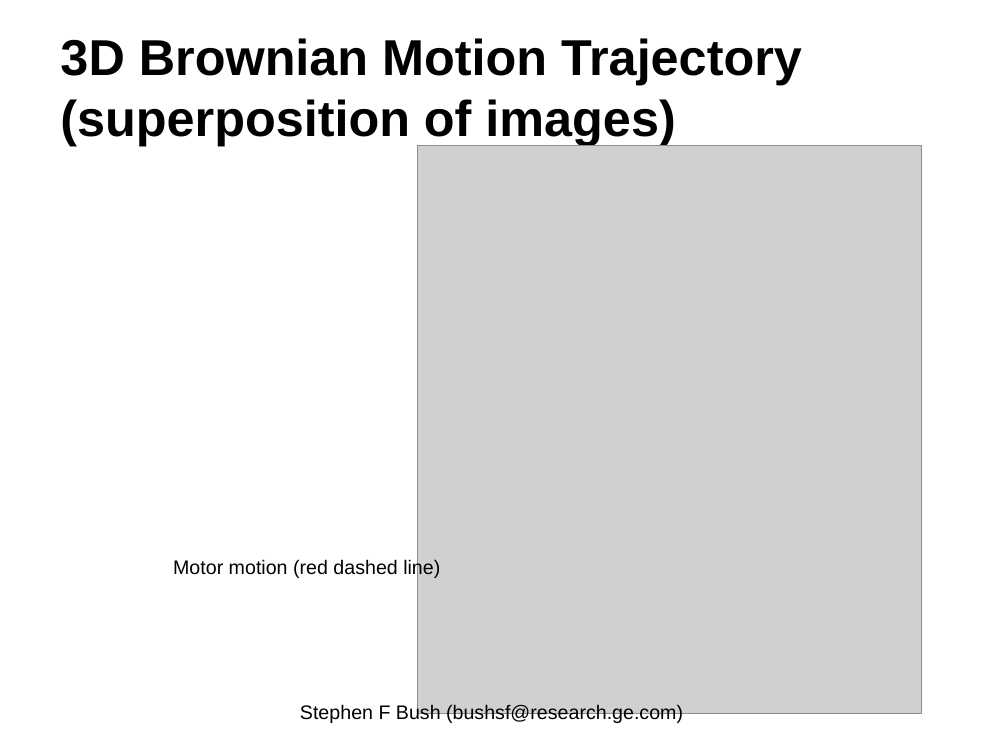
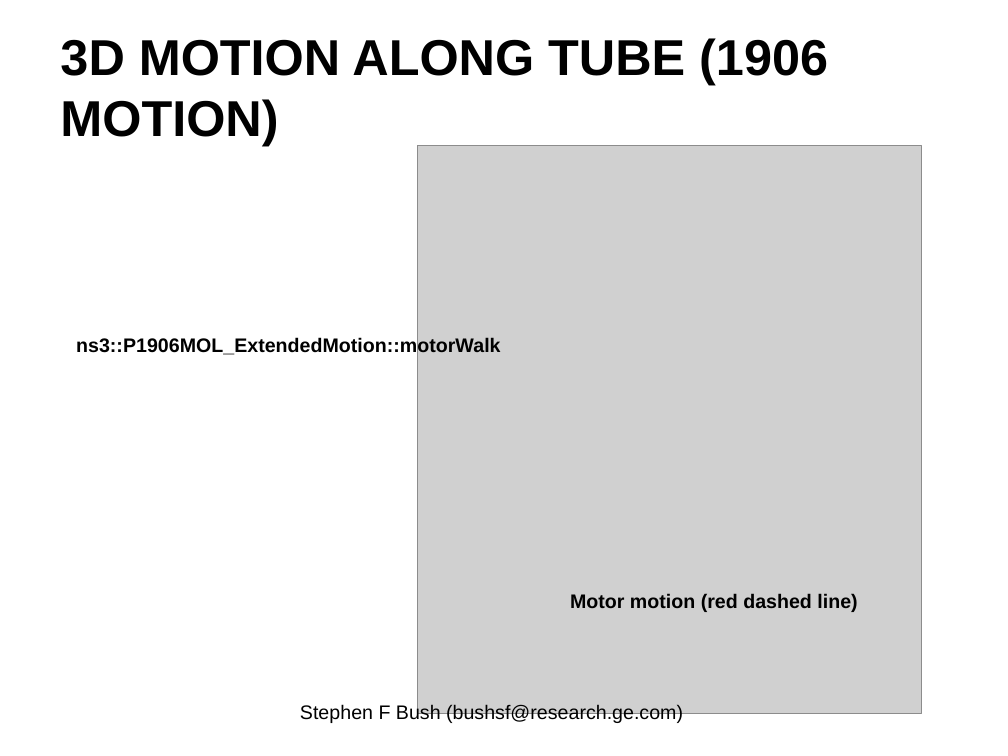
Before and after one commit to EnzoRong1013/ieee-p1906-1-reference-code, a slide deck: slide 12 of trunk/docs/p1906-1-Field-Component-Update.pptx (slide 8 before the commit). Drawn at 1008x756 pixels with LibreOffice and Linux fonts; fonts in the diff are those of the drawing; grey boxes stand for pictures. Boxes give left, top, right and bottom in pixels: in the first picture for what was removed or moved away, otherwise in the second. Text is boxed around its words. In the diff, an @@ line names an element or a change of style, - is before the commit and + after.

```diff
--- a/trunk/docs/p1906-1-Field-Component-Update.pptx
+++ b/trunk/docs/p1906-1-Field-Component-Update.pptx
@@ title at bbox=[60, 38, 828, 145]: text changed @@
-3D Brownian Motion Trajectory (superposition of images)
+3D MOTION ALONG TUBE (1906 MOTION)
@@ text added at bbox=[76, 337, 500, 357], 14 pt, text #000000, bold @@
+ns3::P1906MOL_ExtendedMotion::motorWalk
@@ text "Motor motion (red dashed line)": place and size @@
-text "Motor motion (red dashed line)" at bbox=[173, 559, 440, 579]
+text "Motor motion (red dashed line)" at bbox=[570, 593, 857, 612]
@@ text "Motor motion (red dashed line)" at bbox=[570, 593, 857, 612]: bold on @@
```
Also in this commit, not shown: 14 other slides changed, 4 slides added, 4 slides removed.
